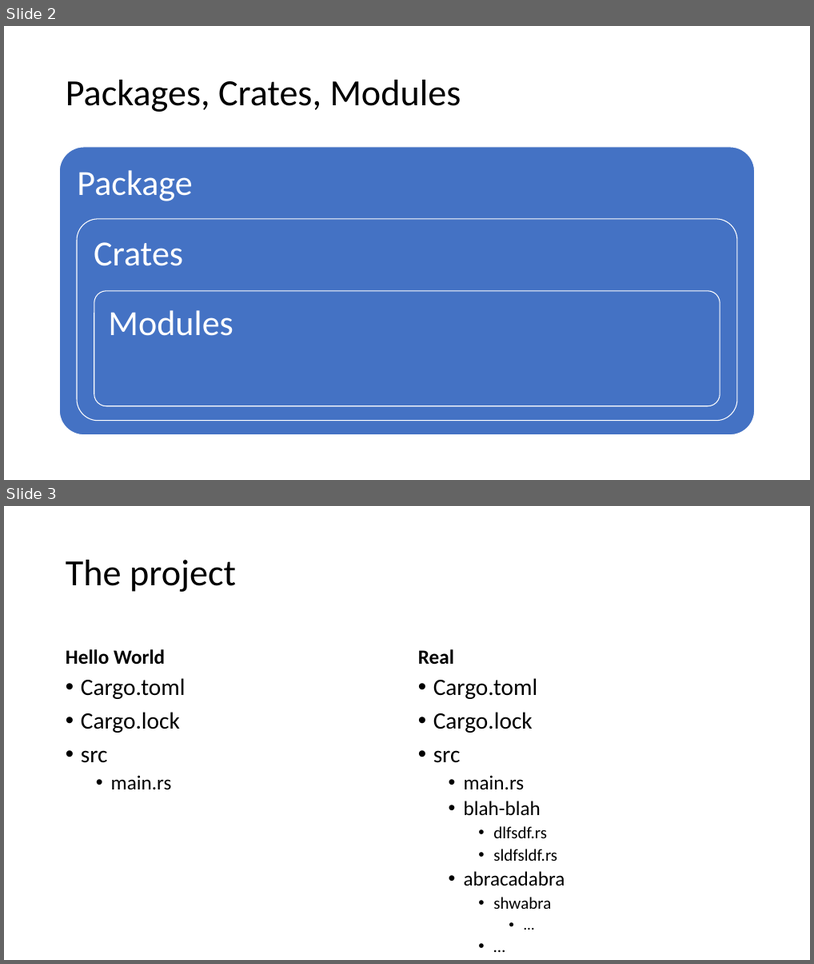
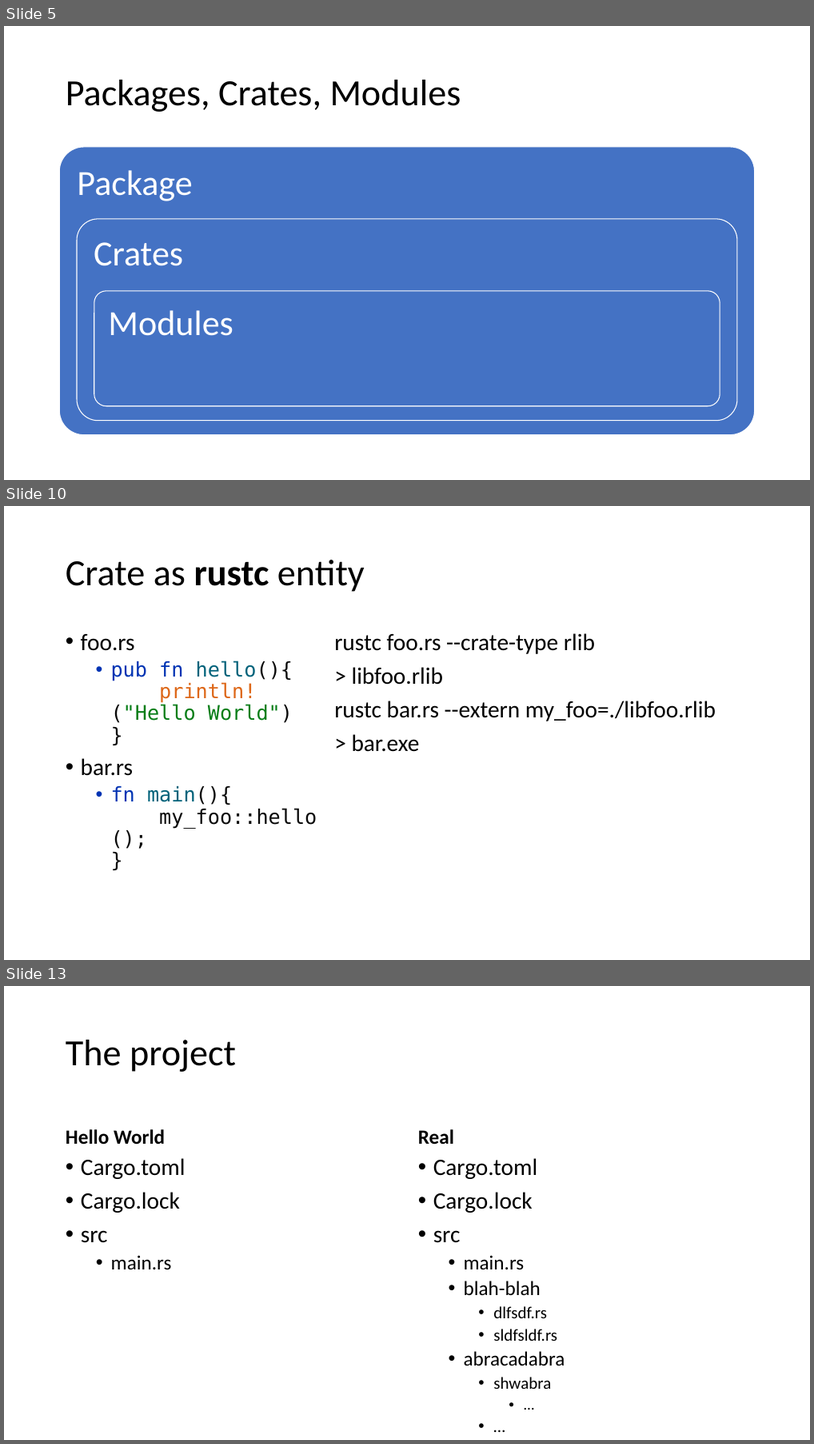
Before and after one commit to kugushev/course-rust-basics, a slide deck: src/07-Modules/07-Modules.pptx. Shown one above the other, each under a label of ours: slides 2 and 3 before the commit, slides 5, 10 and 13 after it; the slides between them are not shown. The pictures are 814x964 and 814x1444 pixels, drawn with LibreOffice and Linux fonts; fonts in the diff are those of the drawing. Boxes give left, top, right and bottom in pixels: in the first picture for what was removed or moved away, otherwise in the second. Text is boxed around its words. In the diff, an @@ line names an element or a change of style, - is before the commit and + after.

```diff
--- a/src/07-Modules/07-Modules.pptx
+++ b/src/07-Modules/07-Modules.pptx
@@ slide 10 added at [4, 506, 810, 960], background #FFFFFF @@
@@ title added at [66, 560, 365, 592], 44 pt, text #000000 @@
+Crate as rustc entity
@@ text added at [81, 634, 317, 828], 24 pt, text #080808 @@
+• foo.rs
+  • pub fn hello(){
+    println!("Hello World")
+    }
+• bar.rs
+  • fn main(){
+    my_foo::hello();
+    }
@@ text added at [334, 633, 716, 752], 28 pt, text #000000 @@
+rustc foo.rs --crate-type rlib
+> libfoo.rlib
+rustc bar.rs --extern my_foo=./libfoo.rlib
+> bar.exe
@@ what was slide 2 is now slide 5 @@
@@ what was slide 3 is now slide 13 @@
```
Also in this commit, not shown: 10 other slides added.
